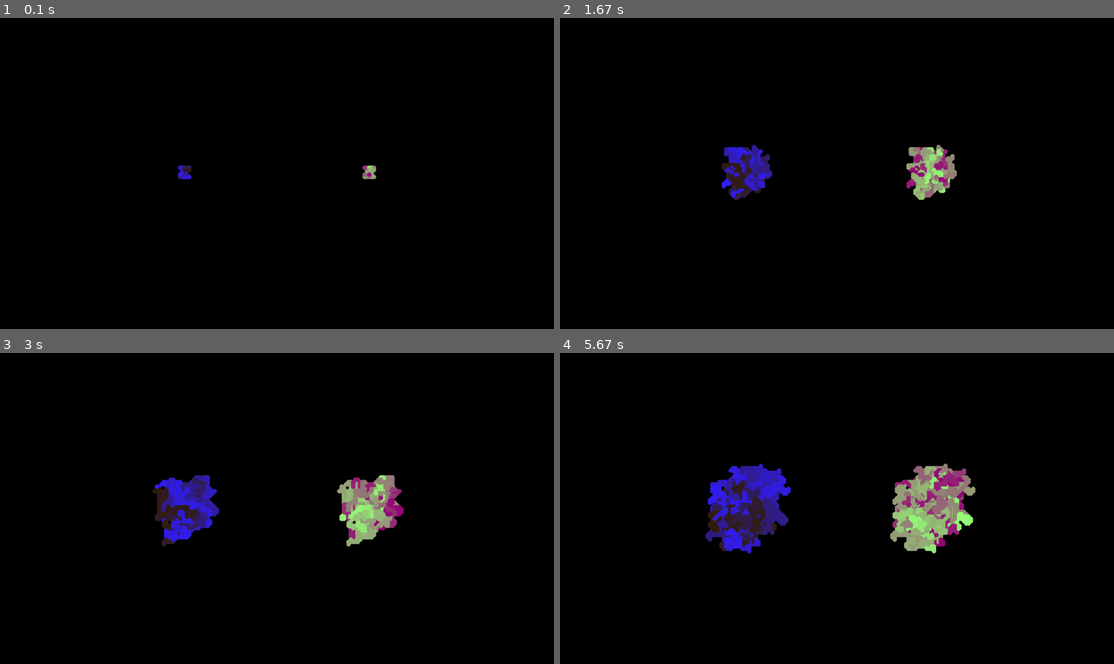
Above: before the commit, frames 1-4 (two rows, left to right).
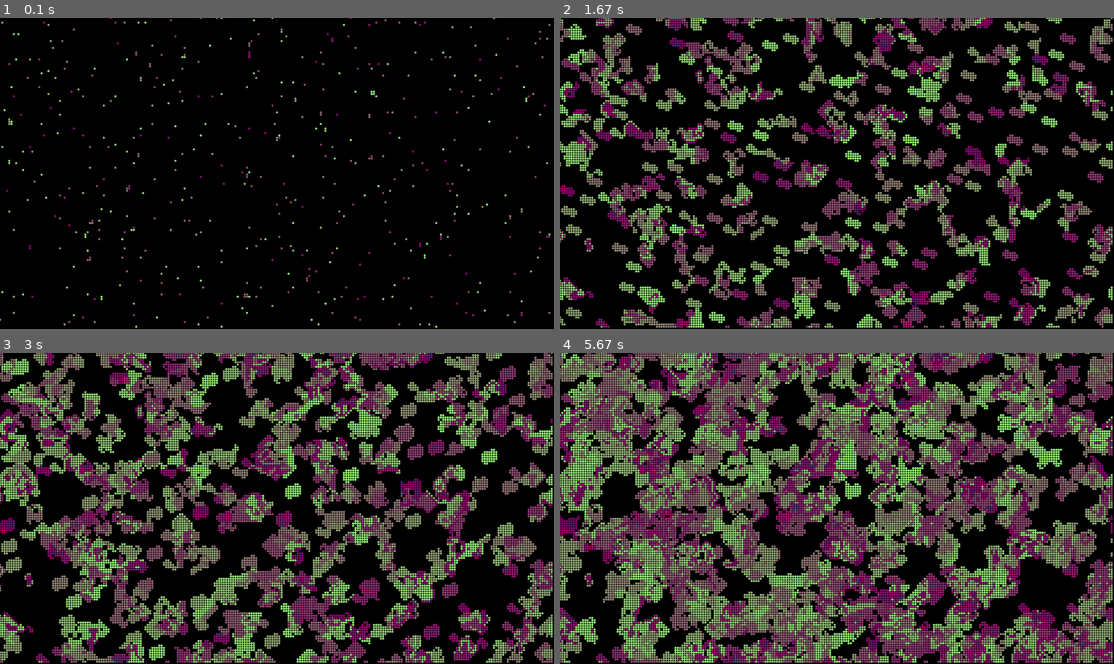
Above: after the commit, the same moments.

Repository: Midnight1938/Moderate_Python_Projects-
Game: pygame game, started from PyGam/LangtonAnt/main.py
The game is run twice, just before and just after one commit, with the same random seed, the same clock (stepped at 60 frames per second) and the same inputs.
Inputs:
- Up to frame 1 (0.1 s): no input
- Up to frame 2 (1.67 s): no input
- Up to frame 3 (3 s): no input
- Up to frame 4 (5.67 s): no input

The runs differ from the first frame. In frame 1, 1.7% of the frame differs, in the area x 0-100%, y 0-100%; in frame 2, 31%; in frame 3, 46%; in frame 4, 65%.

Commit message:
multi,sameCol, Circl

Diff:
--- a/PyGam/LangtonAnt/main.py
+++ b/PyGam/LangtonAnt/main.py
@@ -20,18 +20,18 @@
 
         SIZE = self.app.CELL_SIZE
 
-        #* Coloured Circle Trail
+        # #* Coloured Circle Trail
         center = self.x * SIZE, self.y * SIZE
         if value:
-            pg.draw.circle(self.app.screen, self.color, center, SIZE)
+            pg.draw.circle(self.app.screen, self.color, center, SIZE/2)
 
         #* White rectangle Trail
-        #rect = self.x * SIZE, self.y * SIZE, SIZE -1, SIZE -1 # A rect to draw the ant
-        #if value:
+        # rect = self.x * SIZE, self.y * SIZE, SIZE -1, SIZE -1 # A rect to draw the ant
+        # if value:
         #    pg.draw.rect(self.app.screen, pg.Color('white'), rect)
-        #else:
+        # else:
         #    pg.draw.rect(self.app.screen, self.color, rect)
-        #
+
 
         self.increment.rotate(1) if value else self.increment.rotate(-1) # rotate deque by 1. ie next element
         dx, dy = self.increment[0] # get the next element
@@ -50,16 +50,17 @@
         self.grid = [[0 for col in range(self.COLS)] for row in range(self.ROWS)] # set all grid values to 0
 
         #* Colour Grouped
-        colors1 = [(50, 30, i) for i in range(256)] # GBA Blue style
+        # colors1 = [(50, 30, i) for i in range(256)] # GBA Blue style
         colors2 = [(150, i, 120) for i in range(256)] # GBA Green Maroon style
-        ants1 = [Ant(self, [self.COLS // 3, self.ROWS // 2],
-                     choice(colors1)) for i in range(40)]
-        ants2 = [Ant(self, [self.COLS - self.COLS // 3, self.ROWS // 2],
-                     choice(colors2)) for i in range(40)]
-        self.ants = ants1 + ants2 # Group to display
+        # ants1 = [Ant(self, [self.COLS // 3, self.ROWS // 2],
+        #              choice(colors1)) for i in range(40)]
+        # ants2 = [Ant(self, [self.COLS - self.COLS // 3, self.ROWS // 2],
+        #              choice(colors2)) for i in range(40)]
+        # self.ants = ants1 + ants2 # Group to display
 
-#        self.ants = [Ant(self, [randrange(self.COLS), randrange(self.ROWS)], self.get_colour()) for i in range(500)] # Random Bunch
-#        self.ant = Ant(app=self, pos=[self.COLS // 2, self.ROWS // 2], colour=pg.Color('orange')) # initialize the ant, in orange colour
+        # self.ants = [Ant(self, [randrange(self.COLS), randrange(self.ROWS)], self.get_colour()) for i in range(500)] # Random Bunch
+        self.ants = [Ant(self, [randrange(self.COLS), randrange(self.ROWS)], choice(colors2)) for i in range(500)] # Random Bunch
+        self.ant = Ant(app=self, pos=[self.COLS // 2, self.ROWS // 2], colour=pg.Color('orange')) # initialize the ant, in orange colour
 
 
     @staticmethod
@@ -77,7 +78,7 @@
             self.clock.tick(60) # FPS
             # Show FPS
             fps = self.clock.get_fps()
-            pg.display.set_caption(f'{fps :.1f}')
+            pg.display.set_caption(f"Langton's Ants | FPS: {int(fps)}")
 
 
 if __name__ == "__main__":
